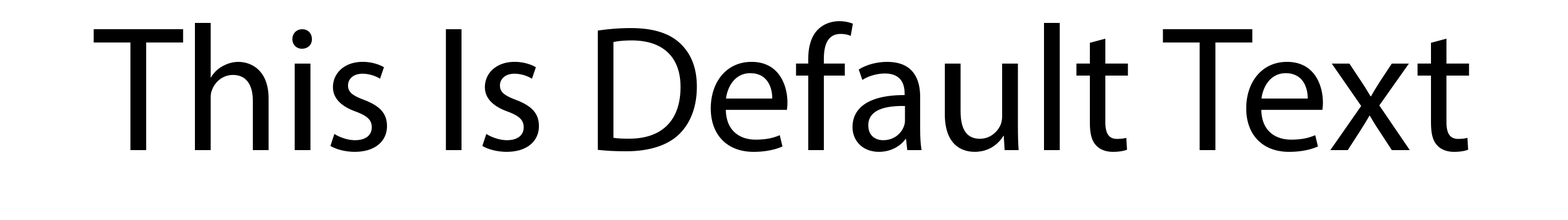
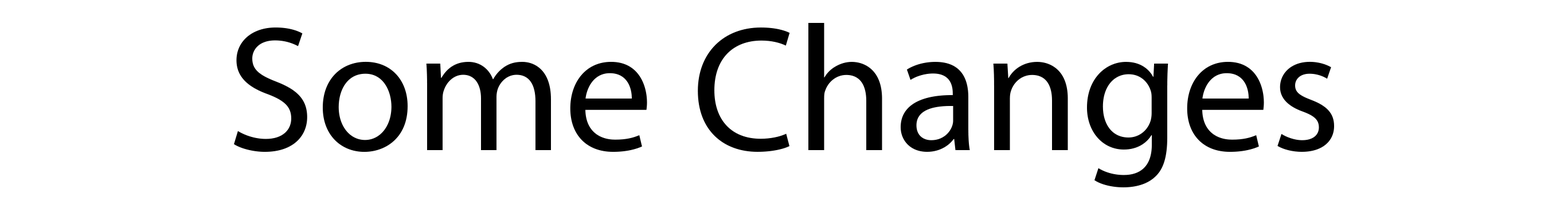
Layer changes from the first w=1568, h=220 image to the second:
renamed "This Is Default Text" to "Some Changes", painted on it over [93, 21, 1470, 188]
